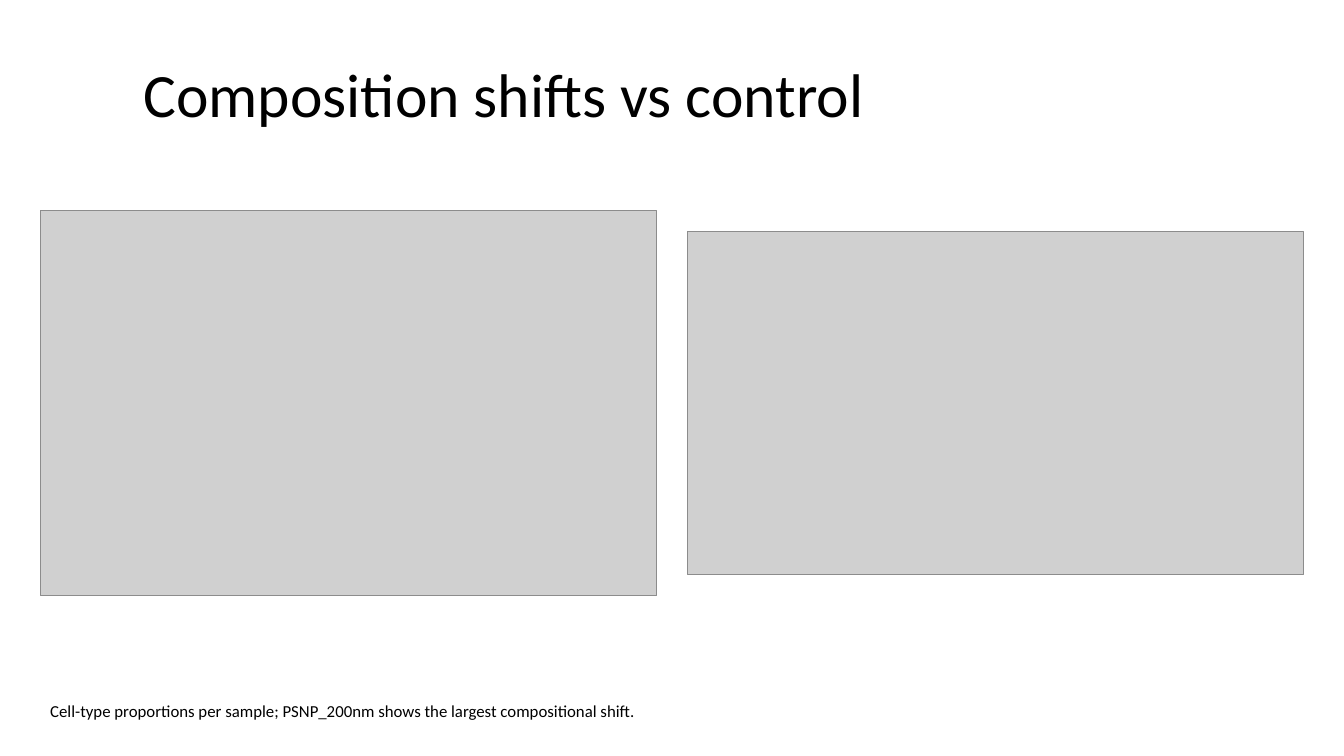
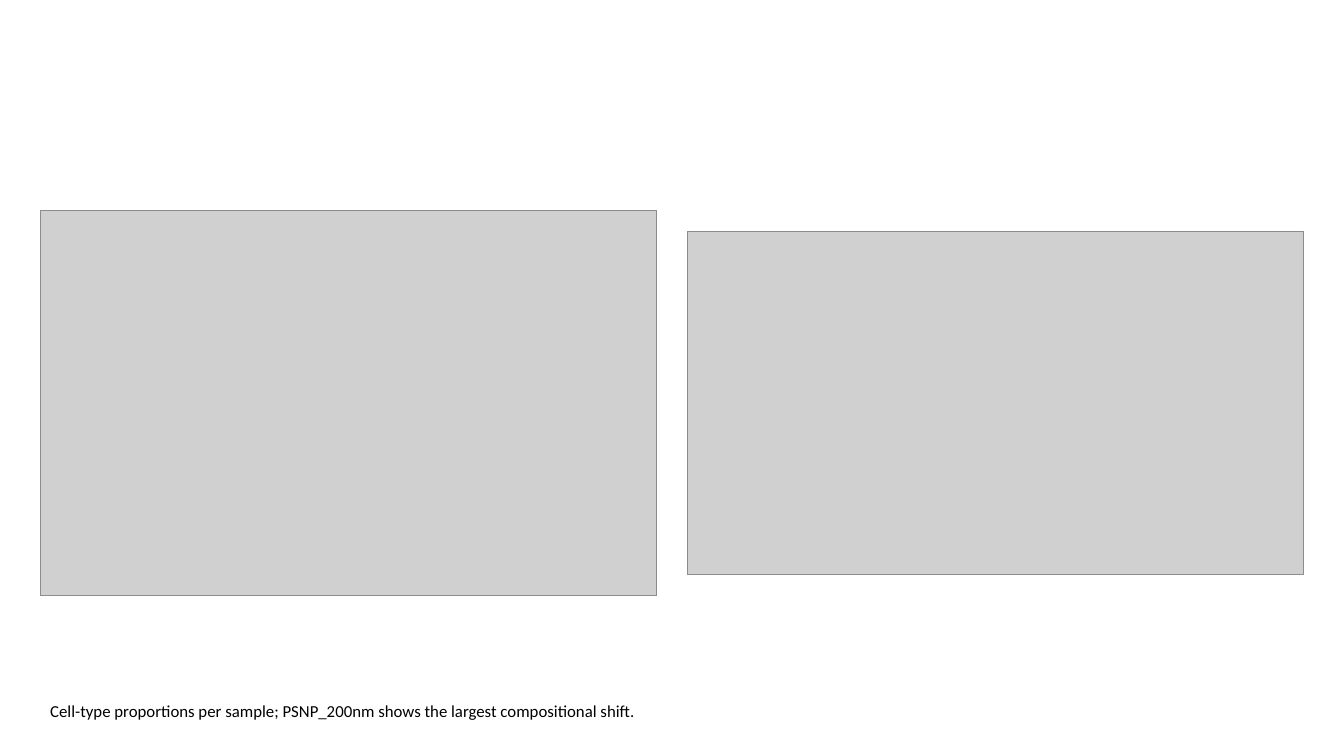
Before and after one commit to MegatronJeremy/ANOA-ANO, a slide deck: slide 8 of results/slides/GI_nanoplastic.pptx (slide 7 before the commit). Drawn at 1344x756 pixels with LibreOffice and Linux fonts; fonts in the diff are those of the drawing; grey boxes stand for pictures. Boxes give left, top, right and bottom in pixels: in the first picture for what was removed or moved away, otherwise in the second. Text is boxed around its words. In the diff, an @@ line names an element or a change of style, - is before the commit and + after.

```diff
--- a/results/slides/GI_nanoplastic.pptx
+++ b/results/slides/GI_nanoplastic.pptx
@@ title removed at [143, 74, 864, 127] @@
-Composition shifts vs control
```
Also in this commit, not shown: 4 other slides changed, 8 slides added, 6 slides removed, 1 other file.
